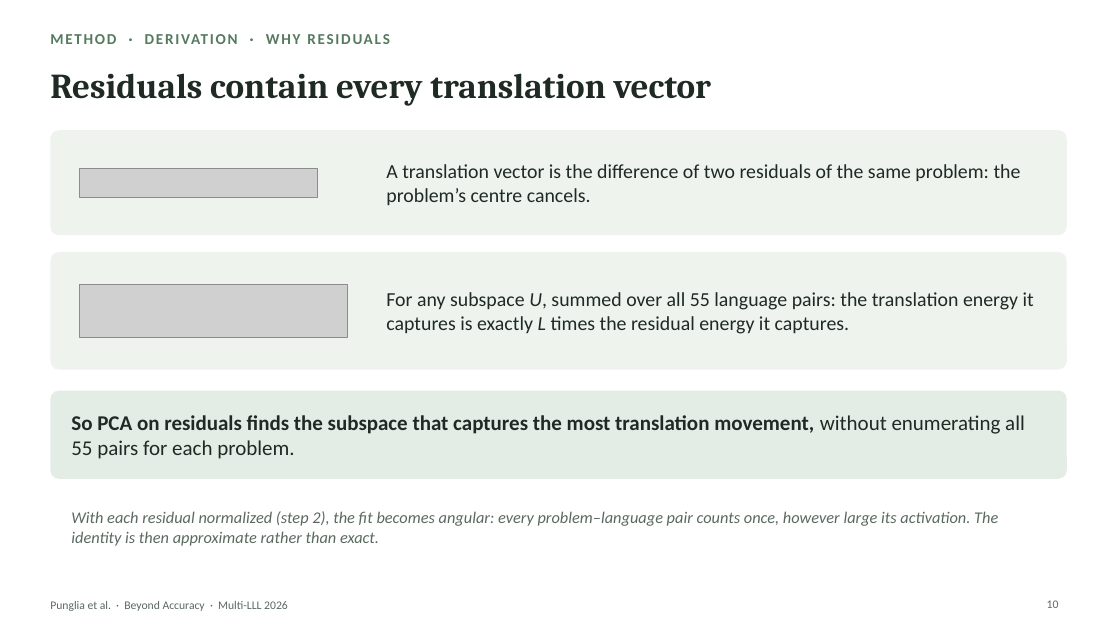
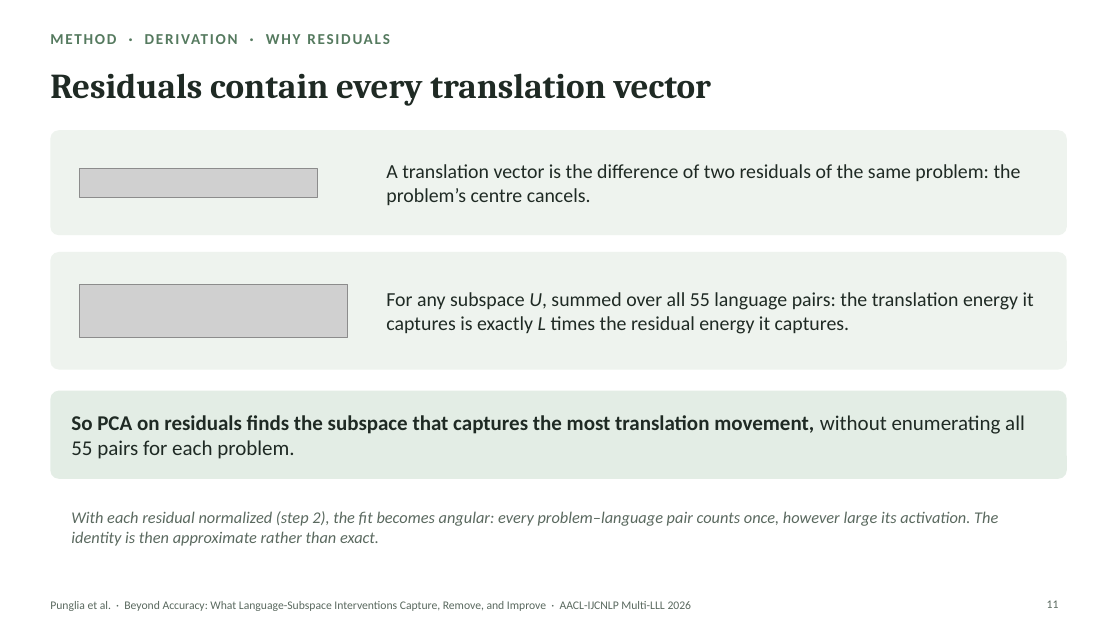
Before and after one commit to xiaoAugenstern/Multi-LLL-2026, a slide deck: slide 11 of assets/presentations/multilll-12-beyond-accuracy.pptx (slide 10 before the commit). Drawn at 1120x630 pixels with LibreOffice and Linux fonts; fonts in the diff are those of the drawing; grey boxes stand for pictures. Boxes give left, top, right and bottom in pixels: in the first picture for what was removed or moved away, otherwise in the second. Text is boxed around its words. In the diff, an @@ line names an element or a change of style, - is before the commit and + after.

Commit message:
Update Beyond Accuracy slides

```diff
--- a/assets/presentations/multilll-12-beyond-accuracy.pptx
+++ b/assets/presentations/multilll-12-beyond-accuracy.pptx
@@ text at bbox=[50, 601, 692, 611]: text changed @@
-Punglia et al. · Beyond Accuracy · Multi-LLL 2026
+Punglia et al. · Beyond Accuracy: What Language-Subspace Interventions Capture, Remove, and Improve · AACL-IJCNLP Multi-LLL 2026
@@ page number at bbox=[1047, 600, 1059, 608]: text changed @@
-10
+11
```
Also in this commit, not shown: 23 other slides changed, 1 slide added, 1 other file.
